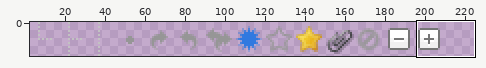
Sprite sheet: skins/default/images/messageicons.png. The picture above shows the old version from afar; the outline marks the close-up.
Close-up. First the earlier version:
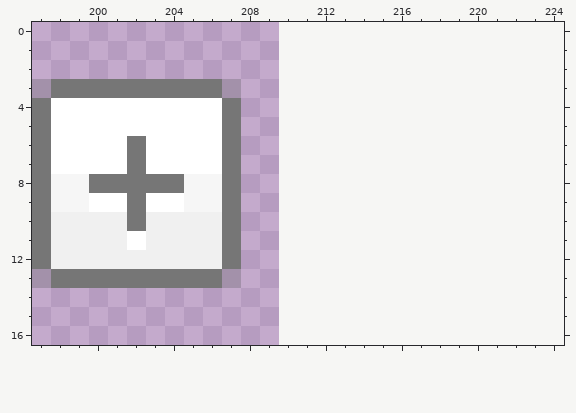
The file is 210x17 pixels. Pixels under 10% opacity are left out. Colours within 5 levels of each other are drawn and written as one. Shown: x 197..224, y 0..16. The old version is drawn lined up with the new one, on the new canvas. The wide view leaves out empty margins.
After the commit:
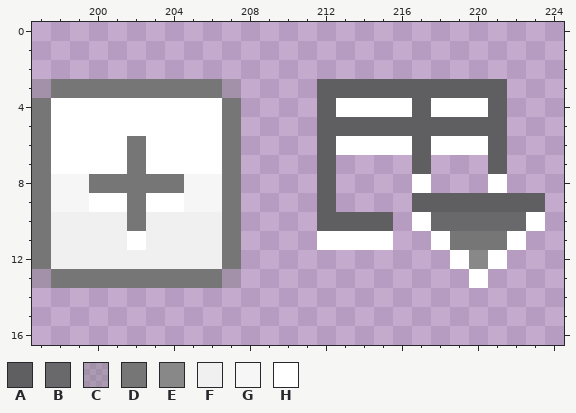
Palette (. is transparent): A #5f5f61  B #69696b  C #7676764d  D #767676  E #888888  F #f0f0f0  G #f6f6f6  H #ffffff
What changed:
canvas 210x17 -> 225x17
y 3: x 212..221 .......... -> AAAAAAAAAA
y 4: x 212..221 .......... -> AHHHHAHHHA
y 5: x 212..221 .......... -> AAAAAAAAAA
y 6: x 212..221 .......... -> AHHHHAHHHA
y 7: x 212 . -> A; x 217 . -> A; x 221 . -> A
y 8: x 212 . -> A; x 217 . -> H; x 221 . -> H
y 9: x 212 . -> A; x 217..223 ....... -> AAAAAAA
y 10: x 212..215 .... -> AAAA; x 217..223 ....... -> HBBBBBH
y 11: x 212..215 .... -> HHHH; x 218..222 ..... -> HDDDH
y 12: x 219..221 ... -> HEH
y 13: x 220 . -> H
Pixel boxes of the changes (left, top, right, bottom) in both close-ups:
added: (317, 79, 545, 288)
